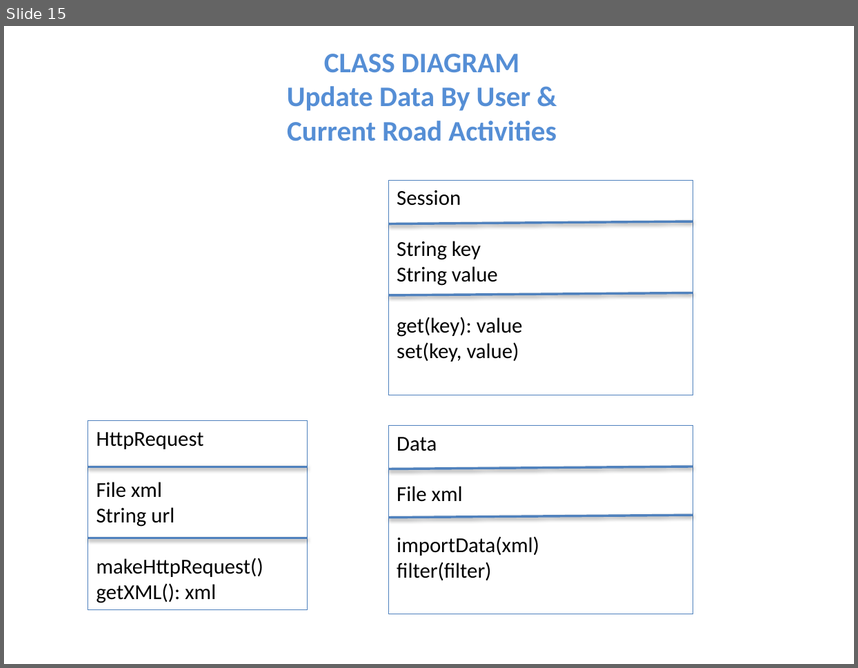
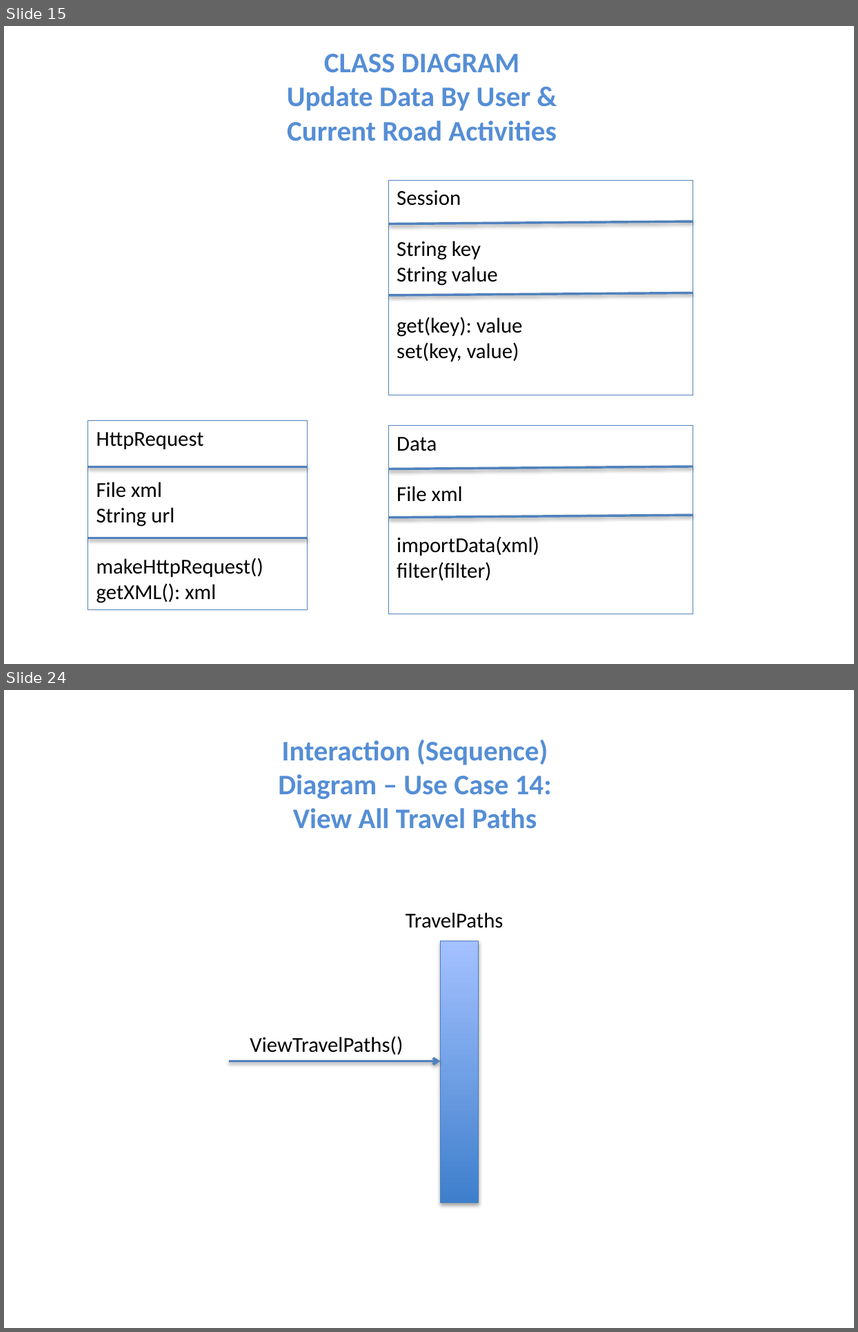
Before and after one commit to niemilkm/csc440-KevinNiemiller, a slide deck: deliverables/iteration2/other/DomainModel_SSD_ClassDiagrams.pptx. Shown one above the other, each under a label of ours: slide 15 before the commit, slides 15 and 24 after it; the slides between them are not shown. The pictures are 858x668 and 858x1332 pixels, drawn with LibreOffice and Linux fonts; fonts in the diff are those of the drawing. Boxes give left, top, right and bottom in pixels: in the first picture for what was removed or moved away, otherwise in the second. Text is boxed around its words. In the diff, an @@ line names an element or a change of style, - is before the commit and + after.

```diff
--- a/deliverables/iteration2/other/DomainModel_SSD_ClassDiagrams.pptx
+++ b/deliverables/iteration2/other/DomainModel_SSD_ClassDiagrams.pptx
@@ slide 24 added at box(4, 690, 854, 1328), background #FFFFFF @@
@@ text added at box(278, 740, 552, 829), 24 pt, text #558ED5, bold @@
+Interaction (Sequence) Diagram – Use Case 14: View All Travel Paths
@@ text added at box(406, 912, 504, 928), 18 pt, text #000000 @@
+TravelPaths
@@ rectangle added at box(440, 940, 478, 1203), fill gradient #3F80CE to #A4C4FF, outline #4B7EBC 0.75 pt @@
@@ text added at box(250, 1036, 403, 1054), 18 pt, text #000000 @@
+ViewTravelPaths()
@@ arrow added from (229, 1061) to (440, 1061), #4F81BD 2 pt @@
```
Also in this commit, not shown: 9 other slides added, 5 other files.
